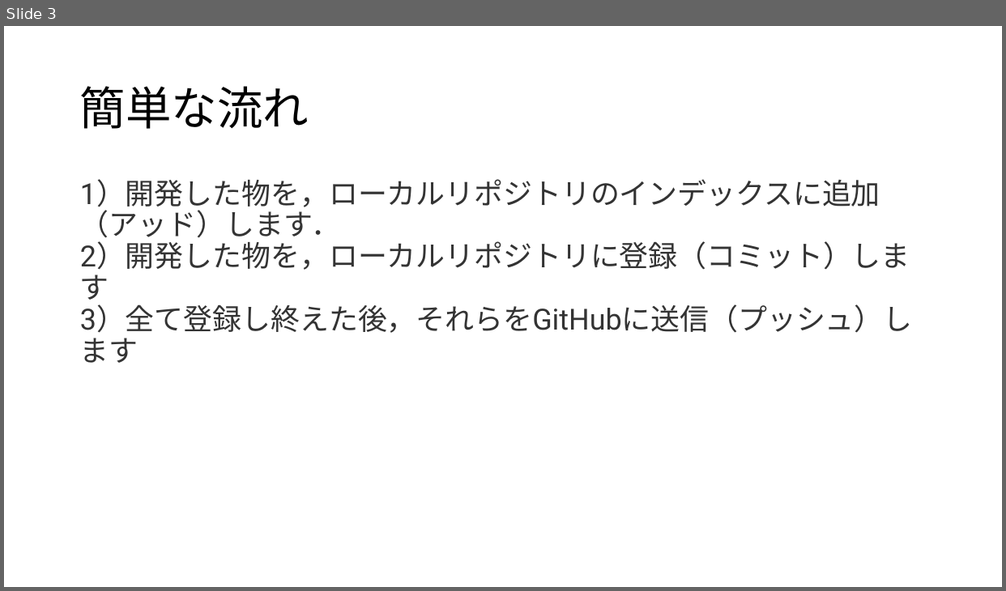
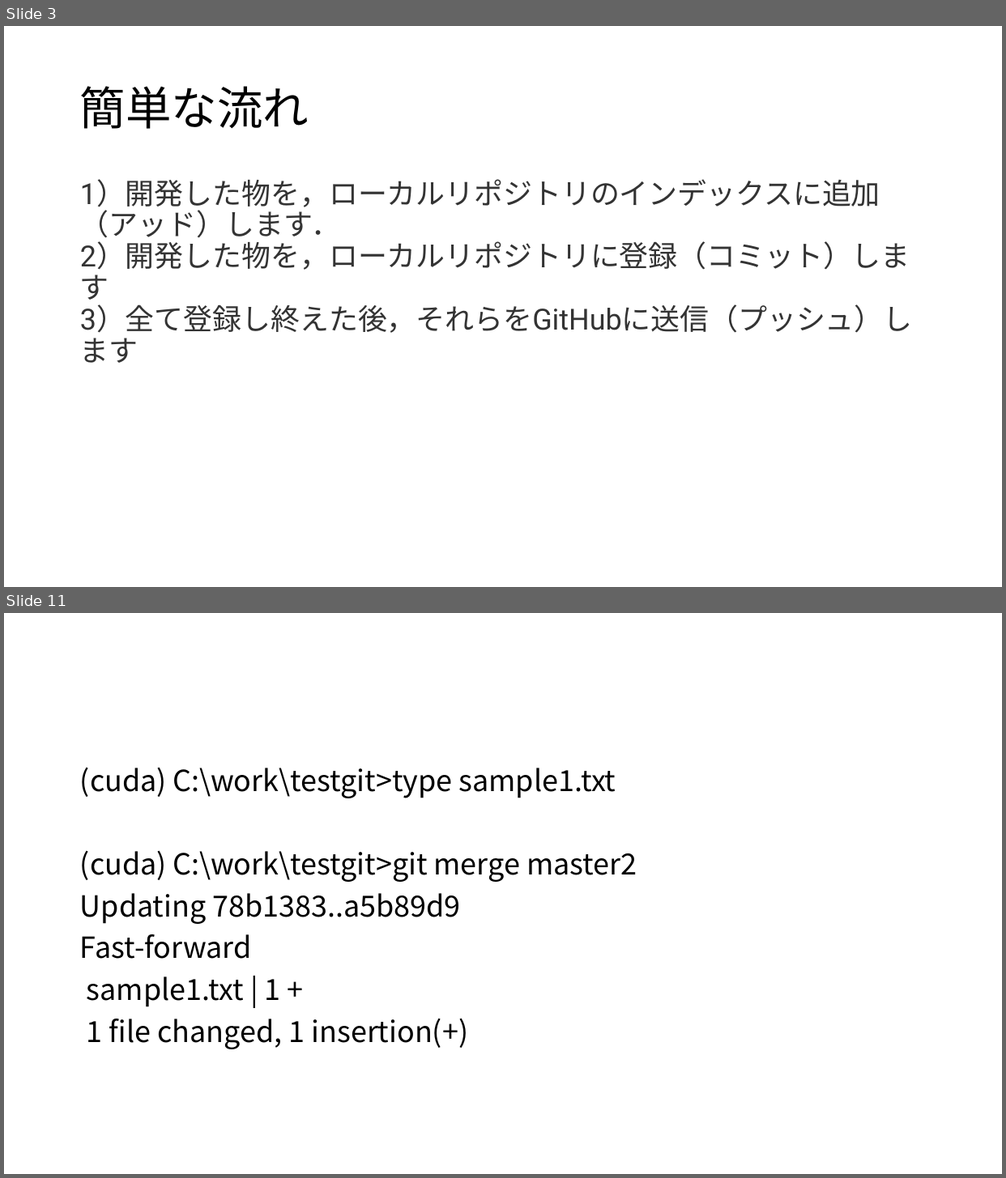
Before and after one commit to githubtarohario/gui, a slide deck: git.pptx. Shown one above the other, each under a label of ours: slide 3 before the commit, slides 3 and 11 after it; the slides between them are not shown. The pictures are 1006x591 and 1006x1178 pixels, drawn with LibreOffice and Linux fonts; fonts in the diff are those of the drawing. Boxes give left, top, right and bottom in pixels: in the first picture for what was removed or moved away, otherwise in the second. Text is boxed around its words. In the diff, an @@ line names an element or a change of style, - is before the commit and + after.

```diff
--- a/git.pptx
+++ b/git.pptx
@@ slide 11 added at (x1=4, y1=613, x2=1002, y2=1174), background #FFFFFF @@
@@ text added at (x1=80, y1=767, x2=637, y2=1050), 28 pt, text #000000 @@
+(cuda) C:\work\testgit>type sample1.txt
+(cuda) C:\work\testgit>git merge master2
+Updating 78b1383..a5b89d9
+Fast-forward
+sample1.txt | 1 +
+1 file changed, 1 insertion(+)
```
Also in this commit, not shown: 3 slides changed, 5 other slides added, 8 slides removed.
